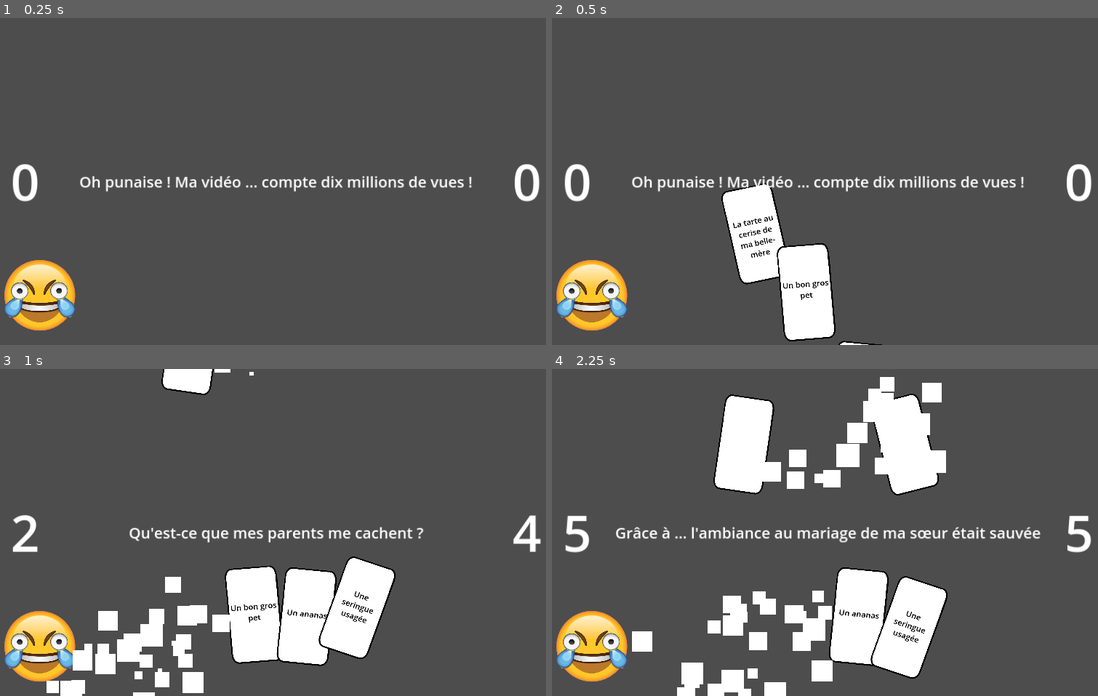
Above: before the commit, frames 1-4 (two rows, left to right).
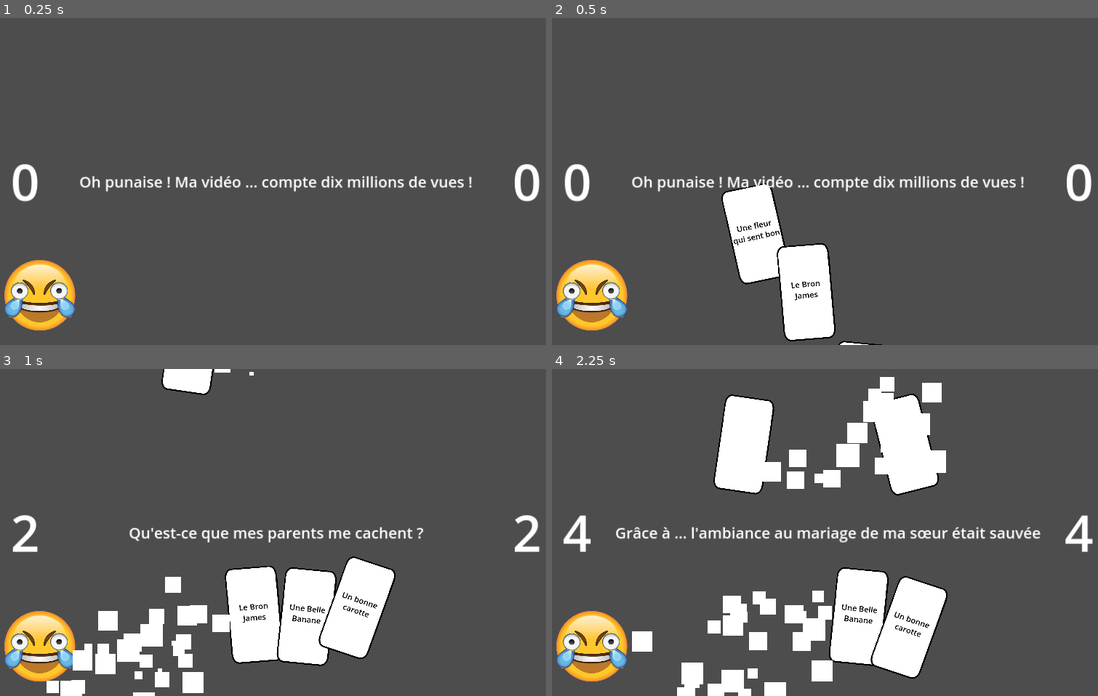
Above: after the commit, the same moments.

Repository: McMaaarty/Crazy-Card-Mania
Game: Godot game, scene res://Scenes/BattleArena.tscn
Same seed, same stepped clock (60 frames per second), same inputs: the game is played once before the commit and once after it. This scene is started directly instead of the project's main scene.
Inputs (mouse positions are in pixels of both pictures, inside the frame that each line leads up to):
- Up to frame 1 (0.25 s): no input
- Up to frame 2 (0.5 s): no input
- Up to frame 3 (1 s): move the mouse to (202, 584) at 0.52 s; hold Right (ui_right) from 0.53 s (still down); click (202, 584) at 0.67 s
- Up to frame 4 (2.25 s): move the mouse to (808, 614) at 1.27 s; release Right (ui_right) at 1.28 s; hold Down (ui_down) 1.28-2 s; click (808, 614) at 1.42 s; click (808, 614) at 2 s

Frame 1 is identical in both runs. In frame 2, 0.4% of the frame differs, in the area x 33-51%, y 60-87%; in frame 3, 0.8%; in frame 4, 1.0%, in the area x 1-100%, y 44-84%.

Commit message:
on écrit "casser" avec deux "s" mec

Diff:
--- a/Assets/Data/StaticData.gd
+++ b/Assets/Data/StaticData.gd
@@ -23,7 +23,8 @@
 	for key in dict:
 		if answer_id == dict[key]:
 			return key
-	return "Valeur non trouvé dans le dictionnaire : " + listTarget
+	print("Valeur non trouvé dans le dictionnaire : " + listTarget)
+	return ""
 
 func id_by_string(listTarget:String, label:String) -> int:
 	var dict = allCards[listTarget]
@@ -50,19 +51,15 @@
 	return null
 
 func loadFarts():
-	var fart1 = load("res://Assets/Sounds/Fart1.mp3")
-	var fart3 = load("res://Assets/Sounds/Fart3.mp3")
-	var fart4 = load("res://Assets/Sounds/Fart4.mp3")
-	var fart5 = load("res://Assets/Sounds/Fart5.mp3")
-	var fart6 = load("res://Assets/Sounds/Fart6.mp3")
-	var fart7 = load("res://Assets/Sounds/Fart7.mp3")
-	var fart8 = load("res://Assets/Sounds/Fart8.mp3")
-	var fart9 = load("res://Assets/Sounds/Fart9.mp3")
-
-	fartSounds = [fart1, fart3, fart4, fart5, fart6, fart7, fart8, fart9]
+	# id des noms de fichiers
+	fartSounds = [1, 3, 4, 5, 6, 7, 8, 9]
 
 func get_random_fart():
-	return fartSounds.pick_random()
+	var fartId = fartSounds.pick_random()
+	return load("res://Assets/Sounds/" + get_filename_by_fartId(fartId))
+
+func get_filename_by_fartId(fartId):
+	return "Fart" + str(fartId) + ".mp3"
 
 func reset_results():
 	gamer = 0
--- a/Assets/Data/datas.json
+++ b/Assets/Data/datas.json
@@ -34,17 +34,23 @@
 		"La prothèse de hanche de papi" : 27,
 		"Le dentier de mami" : 28,
 		"Une fleur qui sent bon" : 29,
-		"Une fourchette" : 30
+		"Une fourchette" : 30,
+		"Batman" : 3,
+		"Le Bron James" : 5,
+		"De La Musique De Pirate" : 6,
+		"Un Cricket" : 13,
+		"Leroy Jenkins" : 14,
+		"Bruit De Prout" : 15,
+		"Une Belle Banane" : 20
 	},
 
 	"Audio": {
-		"Batman" : 3,
-		"LeBronJames" : 5,
-		"DeLaMusiqueDePirate" : 6,
-		"UnCricket" : 13,
-		"LeroyJenkins" : 14,
-		"BruitDeProut" : 15,
-		"UneBelleBanane" : 20
+		"Batman.wav" : 3,
+		"LeBronJames.mp3" : 5,
+		"Criquet.mp3" : 13,
+		"LeroyJenkins.mp3" : 14,
+		"ReverbFart.mp3" : 17,
+		"UneBelleBanane.mp3" : 20
 	  },
 
 	"Values": [
--- a/Scripts/BattleArena.gd
+++ b/Scripts/BattleArena.gd
@@ -141,6 +141,7 @@
 	instance.start_emitting()
 	card.queue_free()
 	isPlaying = true
+	play_sound_by_response(gamerReponse)
 	$Timer.start()
 
 	var nodeAdversaire = $NodeAdversaire
@@ -186,11 +187,23 @@
 
 func setupLoose():
 	changePrompt("Oups.. C'est le bide")
-#	$AudioPlayer.stream = StaticData.get_random_fart()
-#	$AudioPlayer.play()
 	$ConfettiPartyEffect.start_emitting_alternatif()
 	$ConfettiPartyEffect2.start_emitting_alternatif()
 	$ConfettiPartyEffect3.start_emitting_alternatif()
 
 func _on_timer_timeout():
 	isPlaying = false
+
+func play_sound_by_response(gamerReponse):
+	# récupère l'id de la réponse, pour avoir le fichier à jouer
+	var reponseId = StaticData.id_by_string("reponses", gamerReponse)
+	var soundFile = StaticData.load_by_id("Audio", reponseId)
+
+	if(reponseId == 15):
+		# carte spéciale avec un son aléatoire
+		var fartId = StaticData.fartSounds.pick_random()
+		soundFile = StaticData.get_filename_by_fartId(fartId)
+
+	if(soundFile != ""):
+		$AudioPlayer.stream = load("res://Assets/Sounds/" + soundFile)
+		$AudioPlayer.play()
